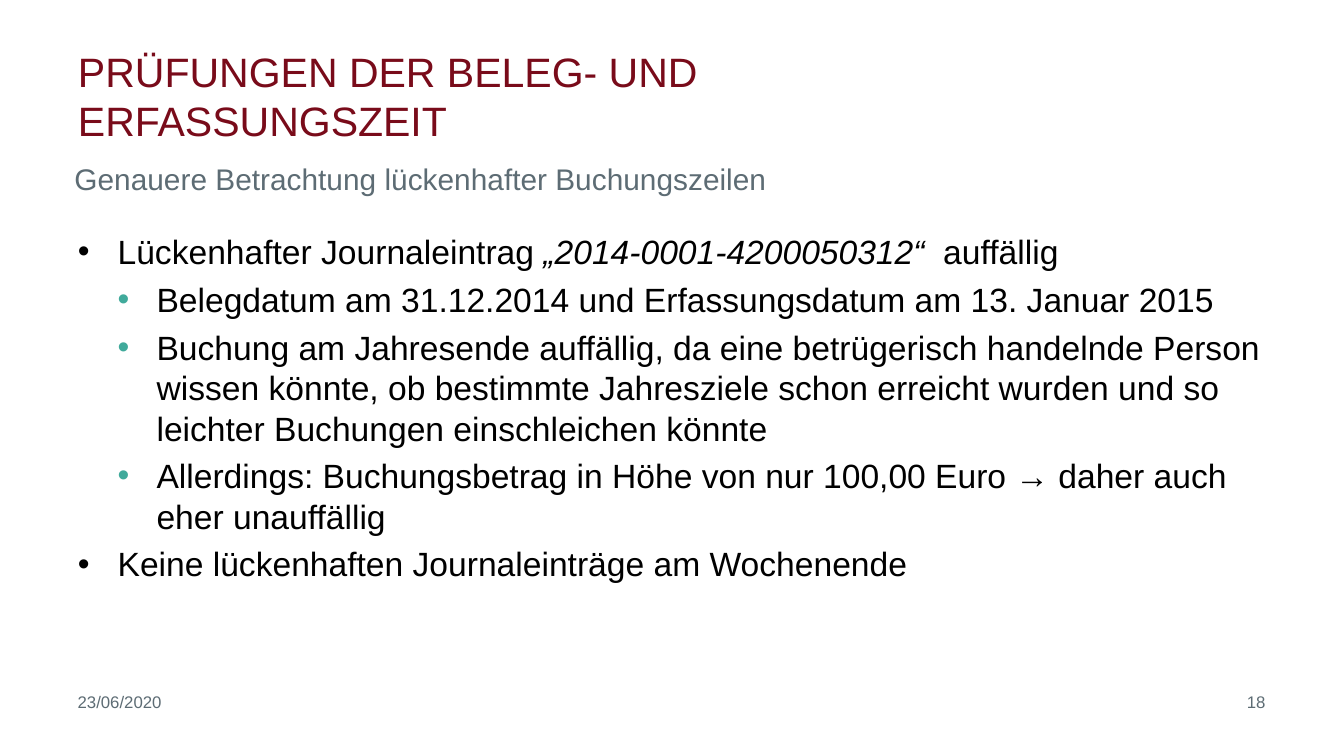
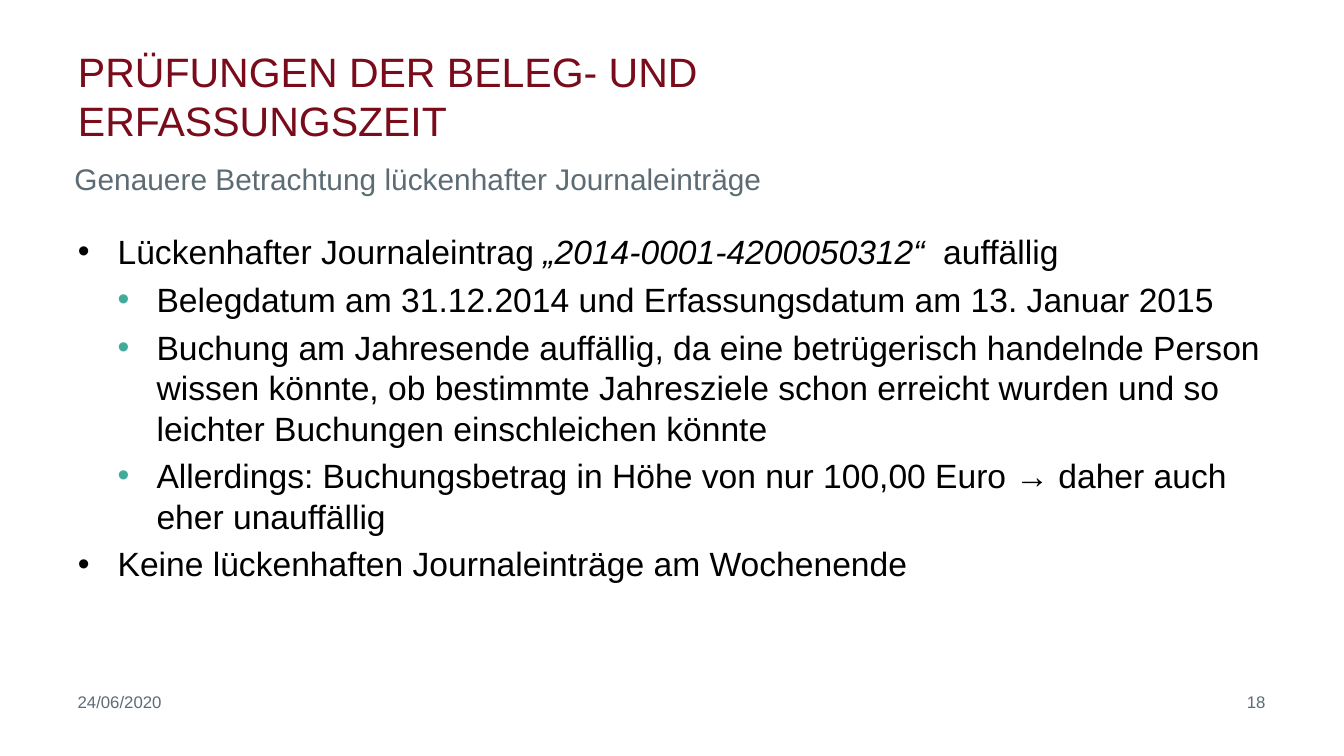
Before and after one commit to biegt/auditing_case_study, a slide deck: slide 18 of 04_output/Präsentation_Case_Study_1_Bieg_Krug.pptx. Drawn at 1344x756 pixels with LibreOffice and Linux fonts; fonts in the diff are those of the drawing; background and template pictures are left out. Boxes give left, top, right and bottom in pixels: in the first picture for what was removed or moved away, otherwise in the second. Text is boxed around its words. In the diff, an @@ line names an element or a change of style, - is before the commit and + after.

```diff
--- a/04_output/Präsentation_Case_Study_1_Bieg_Krug.pptx
+++ b/04_output/Präsentation_Case_Study_1_Bieg_Krug.pptx
@@ subtitle at (74,168,761,196): text changed @@
-Genauere Betrachtung lückenhafter Buchungszeilen
+Genauere Betrachtung lückenhafter Journaleinträge
@@ text at (78,696,162,708): text changed @@
-23/06/2020
+24/06/2020
```
Also in this commit, not shown: 39 other slides changed, 2 slides added, 1 other file.
